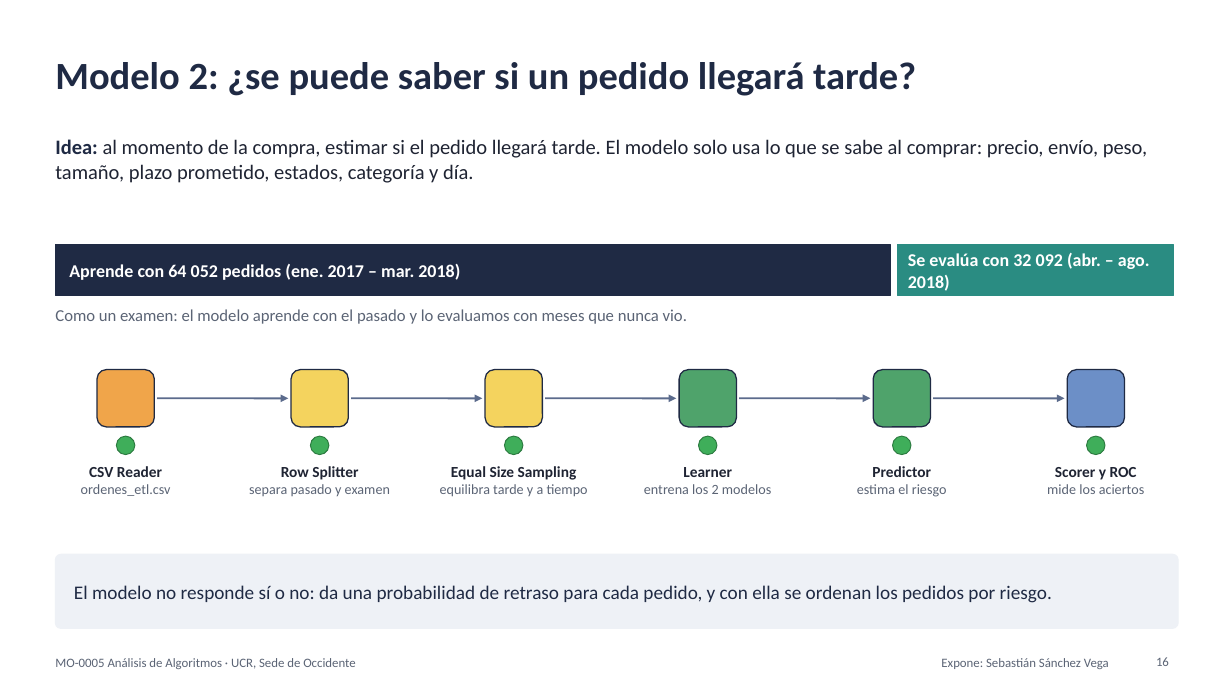
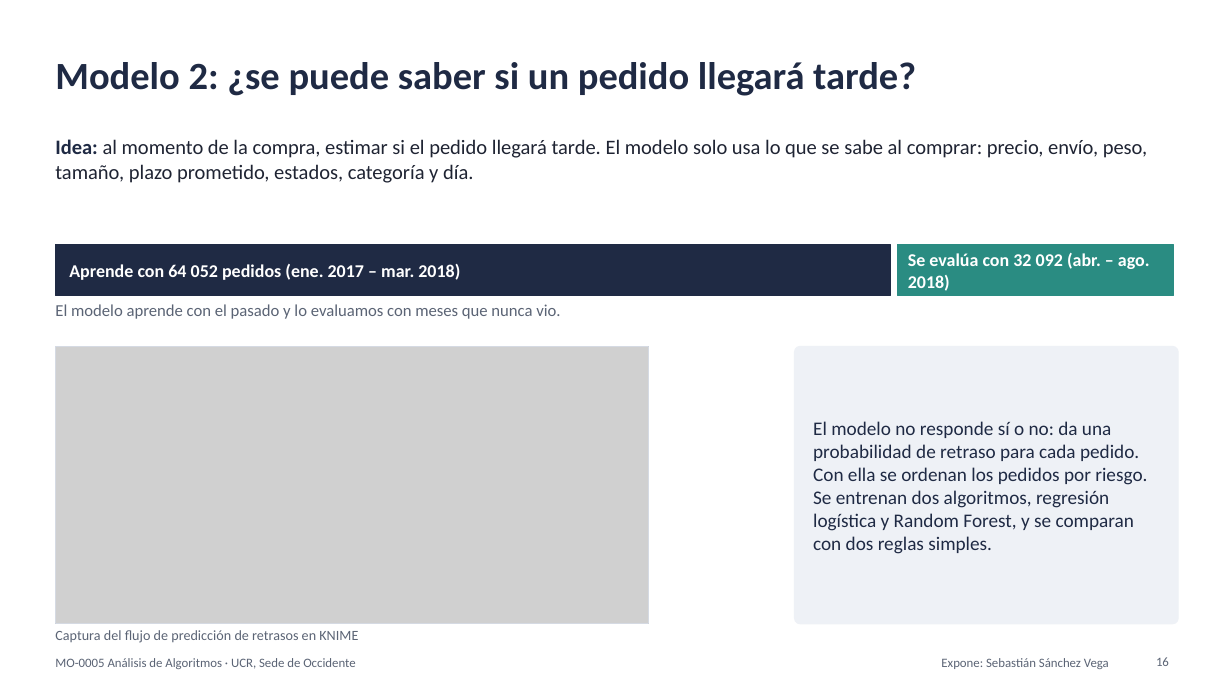
Before and after one commit to FerretoDev/mo0005-ecommerce-ml, a slide deck: slide 16 of presentacion/presentacion.pptx. Drawn at 1232x693 pixels with LibreOffice and Linux fonts; fonts in the diff are those of the drawing; grey boxes stand for pictures. Boxes give left, top, right and bottom in pixels: in the first picture for what was removed or moved away, otherwise in the second. Text is boxed around its words. In the diff, an @@ line names an element or a change of style, - is before the commit and + after.

```diff
--- a/presentacion/presentacion.pptx
+++ b/presentacion/presentacion.pptx
@@ text at [55, 304, 560, 319]: text changed @@
-Como un examen: el modelo aprende con el pasado y lo evaluamos con meses que nunca vio.
+El modelo aprende con el pasado y lo evaluamos con meses que nunca vio.
@@ picture added at [55, 347, 649, 624] @@
@@ rectangle added at [55, 347, 649, 624], outline #D5DAE3 0.75 pt @@
@@ rounded rectangle added at [795, 347, 1178, 624], fill #EEF1F6, outline #EEF1F6 1 pt @@
@@ rounded rectangle removed at [97, 370, 154, 427] @@
@@ rounded rectangle removed at [291, 370, 348, 427] @@
@@ rounded rectangle removed at [485, 370, 543, 427] @@
@@ rounded rectangle removed at [679, 370, 737, 427] @@
@@ rounded rectangle removed at [873, 370, 931, 427] @@
@@ rounded rectangle removed at [1067, 370, 1125, 427] @@
@@ arrow removed from (157, 398) to (288, 398) @@
@@ arrow removed from (351, 398) to (482, 398) @@
@@ arrow removed from (545, 398) to (677, 398) @@
@@ arrow removed from (739, 398) to (871, 398) @@
@@ arrow removed from (933, 398) to (1065, 398) @@
@@ ellipse removed at [116, 436, 135, 455] @@
@@ ellipse removed at [311, 436, 329, 455] @@
@@ ellipse removed at [505, 436, 523, 455] @@
@@ ellipse removed at [699, 436, 717, 455] @@
@@ text at [813, 421, 1147, 554]: text changed @@
-El modelo no responde sí o no: da una probabilidad de retraso para cada pedido, y con ella se ordenan los pedidos por riesgo.
+El modelo no responde sí o no: da una probabilidad de retraso para cada pedido. Con ella se ordenan los pedidos por riesgo. Se entrenan dos algoritmos, regresión logística y Random Forest, y se comparan con dos reglas simples.
@@ ellipse removed at [893, 436, 911, 455] @@
@@ ellipse removed at [1087, 436, 1105, 455] @@
@@ text removed at [81, 466, 171, 496] @@
-CSV Reader
-ordenes_etl.csv
@@ text removed at [249, 466, 390, 496] @@
-Row Splitter
-separa pasado y examen
@@ text removed at [440, 466, 588, 497] @@
-Equal Size Sampling
-equilibra tarde y a tiempo
@@ text removed at [644, 467, 771, 494] @@
-Learner
-entrena los 2 modelos
@@ text removed at [857, 466, 947, 497] @@
-Predictor
-estima el riesgo
@@ text removed at [1047, 467, 1145, 494] @@
-Scorer y ROC
-mide los aciertos
@@ rounded rectangle removed at [55, 555, 1178, 628] @@
@@ text added at [55, 630, 358, 643], 11 pt, text #5B6475 @@
+Captura del flujo de predicción de retrasos en KNIME
```
Also in this commit, not shown: 19 other slides changed, 7 other files.
